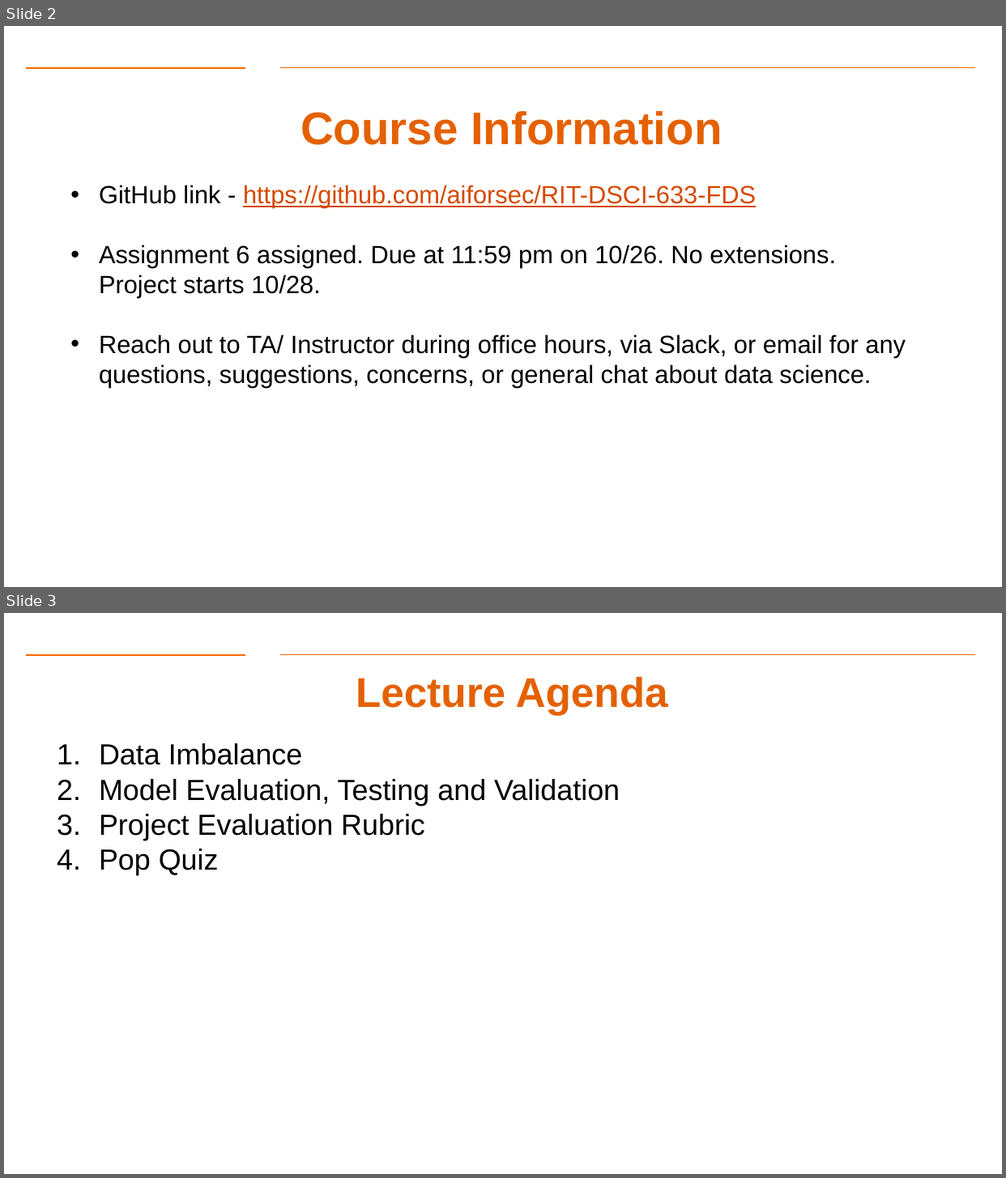
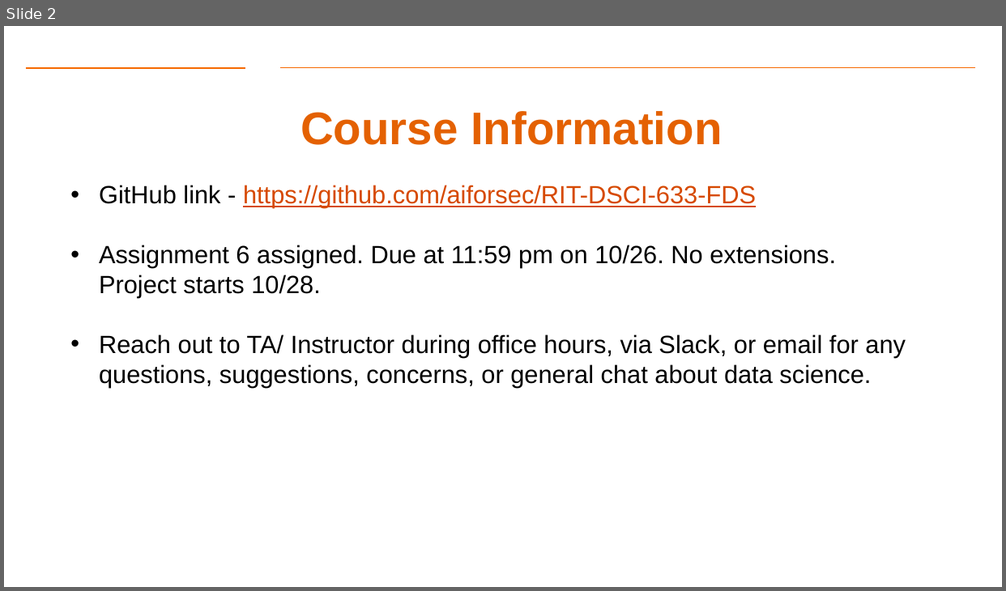
Before and after one commit to Dre1896/RIT-DSCI-633-FDS, a slide deck: Syllabus/Lecture16/Lec16.pptx. Shown one above the other, each under a label of ours: slides 2 and 3 before the commit, slide 2 after it. The pictures are 1006x1178 and 1006x591 pixels, drawn with LibreOffice and Linux fonts; fonts in the diff are those of the drawing; background and template pictures are left out. Boxes give left, top, right and bottom in pixels: in the first picture for what was removed or moved away, otherwise in the second. Text is boxed around its words. In the diff, an @@ line names an element or a change of style, - is before the commit and + after.

Commit message:
Added Lec16,17,Project rubric

```diff
--- a/Syllabus/Lecture16/Lec16.pptx
+++ b/Syllabus/Lecture16/Lec16.pptx
@@ slide 3 removed at [4,613,1002,1174], background #FFFFFF; not listed: 2 template elements that a slide beside it also shows @@
@@ title removed at [356,676,668,715] @@
-Lecture Agenda
@@ text removed at [99,743,620,875] @@
-1. Data Imbalance
-2. Model Evaluation, Testing and Validation
-3. Project Evaluation Rubric
-4. Pop Quiz
```
Also in this commit, not shown: 1 slide changed, 16 slides added, 35 other slides removed, 2 other files.
